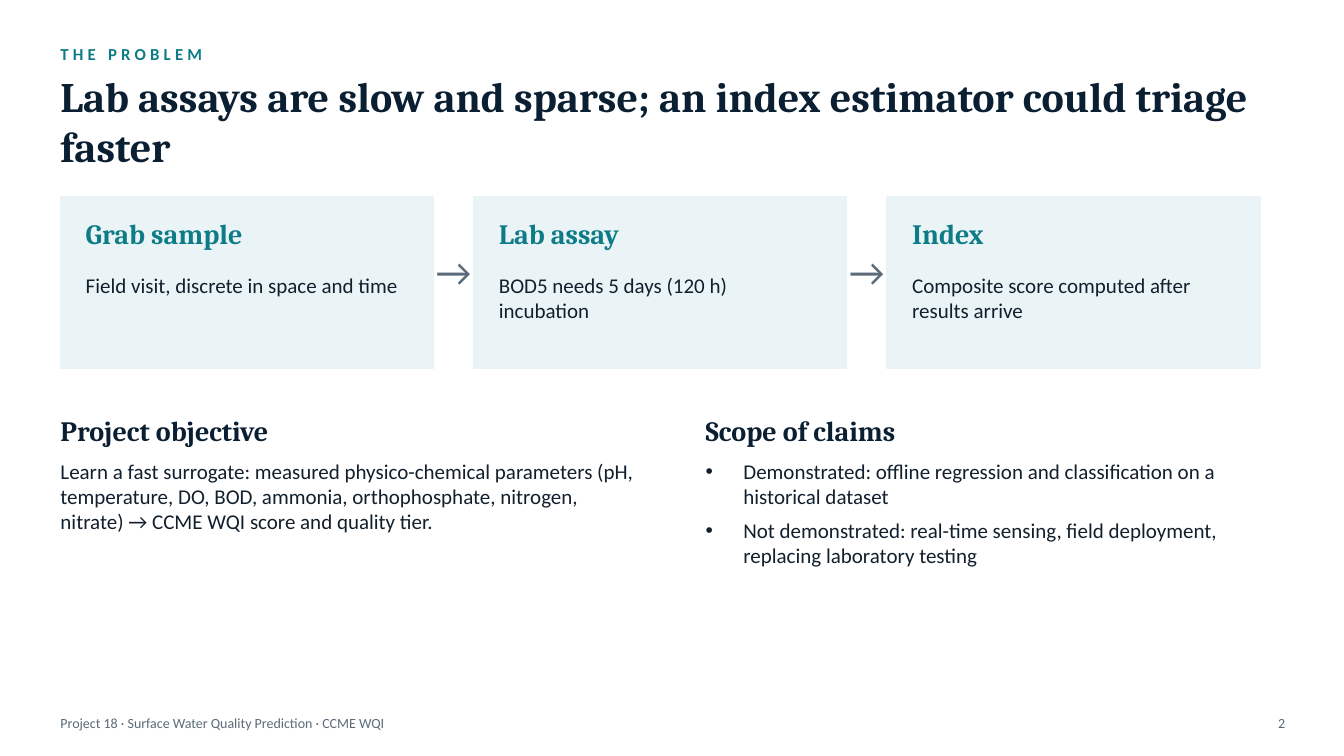
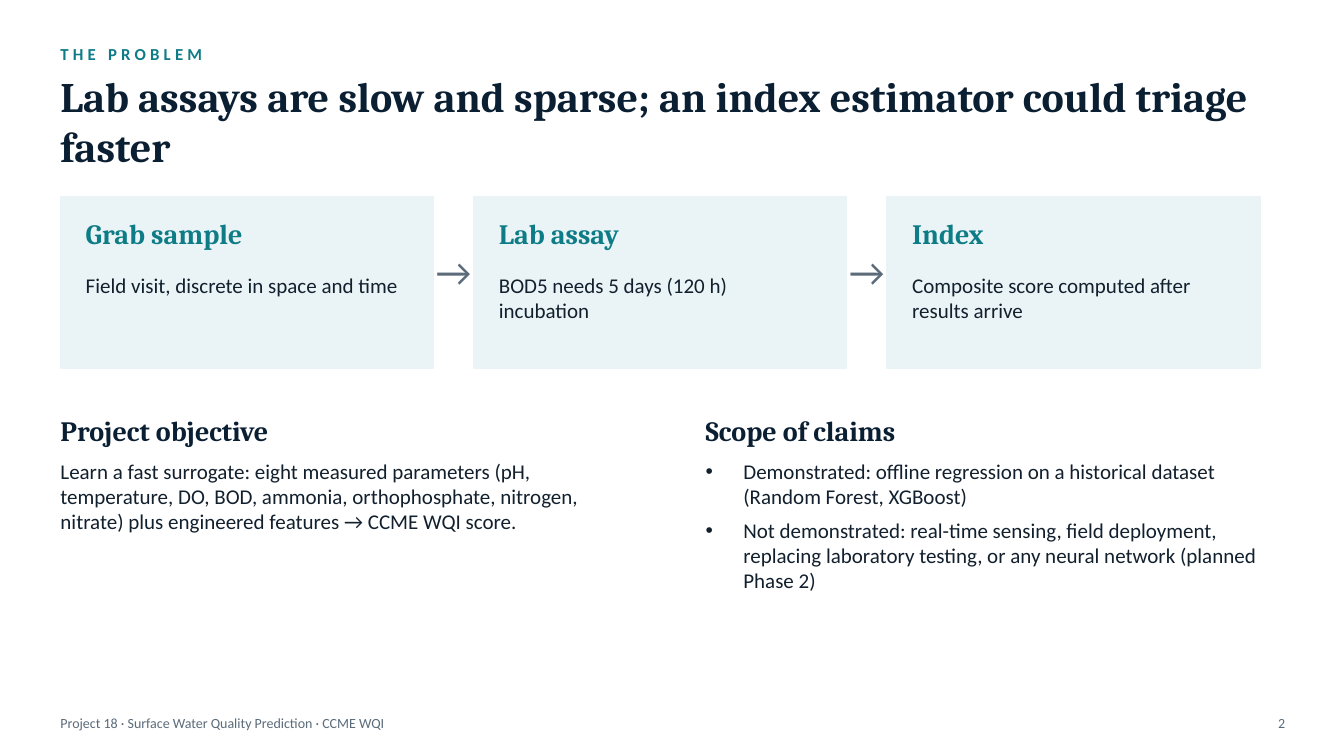
Before and after one commit to Amansoni045/Semester_5_AML_DL, a slide deck: slide 2 of final/Project_Presentation_Final.pptx. Drawn at 1344x756 pixels with LibreOffice and Linux fonts; fonts in the diff are those of the drawing. Boxes give left, top, right and bottom in pixels: in the first picture for what was removed or moved away, otherwise in the second. Text is boxed around its words. In the diff, an @@ line names an element or a change of style, - is before the commit and + after.

```diff
--- a/final/Project_Presentation_Final.pptx
+++ b/final/Project_Presentation_Final.pptx
@@ text at <box>60,464,577,533</box>: text changed @@
-Learn a fast surrogate: measured physico-chemical parameters (pH, temperature, DO, BOD, ammonia, orthophosphate, nitrogen, nitrate) → CCME WQI score and quality tier.
+Learn a fast surrogate: eight measured parameters (pH, temperature, DO, BOD, ammonia, orthophosphate, nitrogen, nitrate) plus engineered features → CCME WQI score.
@@ text at <box>743,464,1256,591</box>: text changed @@
-• Demonstrated: offline regression and classification on a historical dataset
-• Not demonstrated: real-time sensing, field deployment, replacing laboratory testing
+• Demonstrated: offline regression on a historical dataset (Random Forest, XGBoost)
+• Not demonstrated: real-time sensing, field deployment, replacing laboratory testing, or any neural network (planned Phase 2)
```
Also in this commit, not shown: 13 other slides changed, 7 other files.
